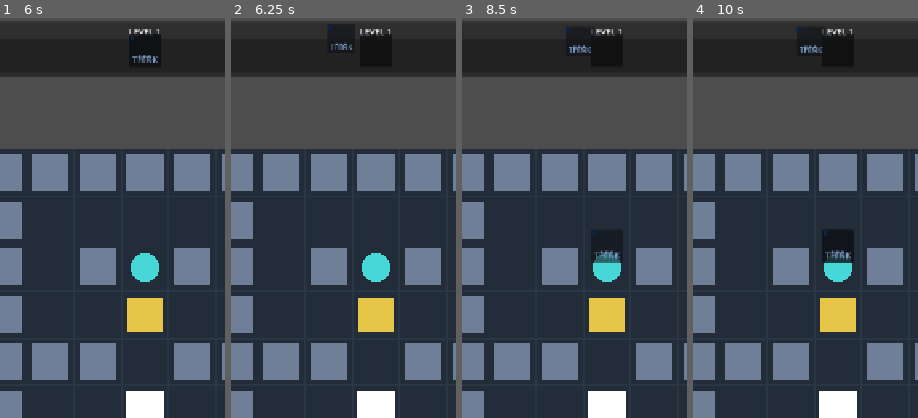
Above: before the commit, frames 1-4 (left to right).
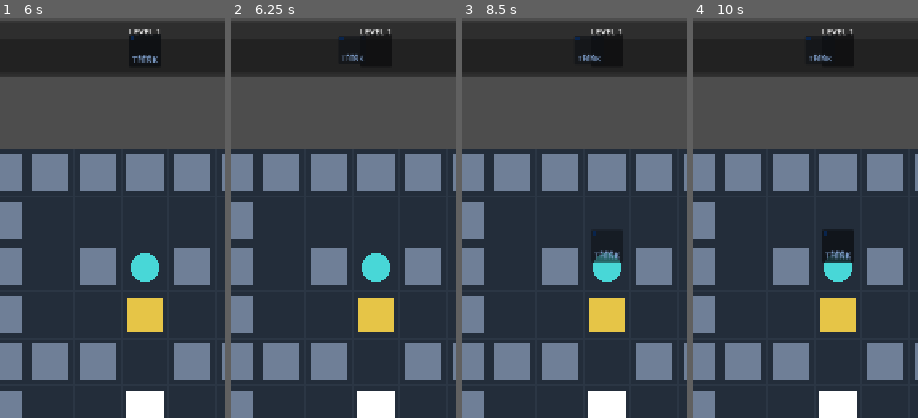
Above: after the commit, the same moments.

Repository: hszqf/Scatterbrain
Game: Godot game, scene res://scenes/app/App.tscn
Two runs of this game, one before a commit and one after it. Both use one fixed random seed, a clock stepped at 60 frames per second and the inputs below.
Inputs (mouse positions are % of the whole screen's width and height, from its top left):
- Up to frame 1 (6 s): click "Start Game" at 0.5 s; click "UP" at 1.25 s; click "LT" at 2 s; click "RT" at 2.75 s; click "DN" at 3.5 s; click "REST" at 4.25 s; click "RST" at 5 s; click "LOG" at 5.75 s
- Up to frame 2 (6.25 s): no input
- Up to frame 3 (8.5 s): move the mouse to (72, 45) at 6.52 s; hold Right (move_right) 6.53-7.25 s; tap Space (empty_change) at 6.6, 8.1 s; click (72, 45) at 6.67 s; tap Enter at 7.25 s; drag from (30, 55) to (45, 70) at 7.27 s; tap R (restart_level) at 8 s; move the mouse to (60, 28) at 8.02 s; hold Right (move_right) from 8.03 s (still down)
- Up to frame 4 (10 s): release Right (move_right) at 8.75 s; drag from (45, 70) to (20, 35) at 8.77 s; tap R (restart_level) at 9.5 s; move the mouse to (80, 65) at 9.52 s; hold Left (move_left) from 9.53 s (still down); tap Space (empty_change) at 9.6 s
The pictures show only the part of the screen within x 18-68%, y 0-50%; the shares and areas given below are measured in that part.

Frame 1 is identical in both runs. In frame 2, 0.2% of the frame differs, in the area x 43-59%, y 2-11%; in frame 3, 0.3%, in the area x 46-62%, y 2-11%; in frame 4, 0.3%.

Commit message:
fix(queue): align queue animation geometry and enrich plan motion logs
中文原始需求：Scatterbrain：PR #121 合并后，下一轮只修‘队列动画位置不对 + QueueAnimationPlan 丢失’，不要再动 compiler 逻辑，不要再动 replay ownership，不要碰关卡。

Diff:
--- a/scripts/game/memory_queue_view.gd
+++ b/scripts/game/memory_queue_view.gd
@@ -588,7 +588,7 @@
 		var overlay := Panel.new()
 		overlay.custom_minimum_size = slot.size
 		overlay.size = slot.size
-		overlay.position = _to_local_canvas(slot.get_global_rect().position)
+		overlay.position = _slot_top_left_in_local(slot)
 		overlay.modulate = slot.modulate
 		overlay.pivot_offset = overlay.size * 0.5
 		overlay.z_index = 64
@@ -678,7 +678,8 @@
 	if incoming_overlay == null:
 		incoming_overlay = _build_append_overlay(appended_changes[0])
 		created_incoming_overlay = true
-	var newest_pos: Vector2 = _to_local_canvas(newest_slot.get_global_rect().position)
+	var newest_pos: Vector2 = _slot_top_left_in_local(newest_slot)
+	var newest_center: Vector2 = _slot_center_in_local(newest_slot)
 	if incoming_overlay == null:
 		removed_overlay_indices = created_overlay_indices.duplicate()
 		_last_animation_plan_lines = _build_queue_animation_plan(
@@ -700,8 +701,11 @@
 		created_overlay_indices.append(0)
 	incoming_overlay.pivot_offset = incoming_overlay.size * 0.5
 	incoming_overlay.z_index = 64
+	var incoming_from_center: Vector2 = incoming_overlay.position + incoming_overlay.size * 0.5
 	if not had_pending_overlay:
 		incoming_overlay.position = newest_pos - shift_step
+		incoming_from_center = incoming_overlay.position + incoming_overlay.size * 0.5
+	var incoming_to_center: Vector2 = newest_center
 	var move_tween: Tween = create_tween()
 	move_tween.set_parallel(true)
 	var move_time: float = maxf(push_shift_duration, 0.05)
@@ -712,12 +716,21 @@
 		move_tween.tween_property(overlay, "position", overlay.position + shift_step, move_time).set_trans(Tween.TRANS_QUAD).set_ease(Tween.EASE_OUT)
 	await move_tween.finished
 	var evict_overlays: Array[Panel] = []
+	var evict_motion_plan: Array[String] = []
 	var evictable: int = mini(evicted_count, existing_overlays.size())
 	for i: int in range(evictable):
 		var overlay_index: int = existing_overlays.size() - 1 - i
 		if overlay_index < 0:
 			break
-		evict_overlays.append(existing_overlays[overlay_index])
+		var evict_overlay: Panel = existing_overlays[overlay_index]
+		evict_overlays.append(evict_overlay)
+		if evict_overlay != null:
+			evict_motion_plan.append(
+				"overlay[%d]: %s -> right_lane" % [
+					overlay_index,
+					str(evict_overlay.position + evict_overlay.size * 0.5)
+				]
+			)
 	if not evict_overlays.is_empty():
 		var evict_tween: Tween = create_tween()
 		evict_tween.set_parallel(true)
@@ -740,7 +753,11 @@
 		true,
 		had_pending_overlay,
 		created_incoming_overlay,
-		diff_classification
+		diff_classification,
+		incoming_from_center,
+		incoming_to_center,
+		_existing_overlay_shift_plan(existing_overlays, shift_step),
+		evict_motion_plan
 	)
 	incoming_overlay.queue_free()
 	_incoming_fx_nodes.erase(incoming_overlay)
@@ -761,7 +778,11 @@
 	shift_applied: bool,
 	had_pending_incoming_overlay: bool,
 	created_incoming_overlay: bool,
-	diff_classification: String
+	diff_classification: String,
+	incoming_from_center: Vector2 = Vector2.INF,
+	incoming_to_center: Vector2 = Vector2.INF,
+	survivor_shift_plan_lines: Array[String] = [],
+	evict_motion_plan_lines: Array[String] = []
 ) -> Array[String]:
 	var capacity: int = _slot_nodes.size()
 	var display_entries_before: Array[ChangeRecord] = _to_display_entries(before_entries, capacity)
@@ -801,12 +822,19 @@
 	elif created_incoming_overlay:
 		takeover_mode = "overlay_takeover_slot"
 	lines.append("new_memory_slot_takeover=%s" % takeover_mode)
-	lines.append("incoming_motion_plan=incoming: source -> display_slot_%d" % target_display_index)
-	if shift_mappings.is_empty():
+	if incoming_from_center != Vector2.INF and incoming_to_center != Vector2.INF:
+		lines.append("incoming_motion_plan=incoming: %s -> display_slot_%d_center=%s" % [str(incoming_from_center), target_display_index, str(incoming_to_center)])
+	else:
+		lines.append("incoming_motion_plan=incoming: source -> display_slot_%d" % target_display_index)
+	if not survivor_shift_plan_lines.is_empty():
+		lines.append("survivor_shift_plan=%s" % str(survivor_shift_plan_lines))
+	elif shift_mappings.is_empty():
 		lines.append("survivor_shift_plan=none")
 	else:
 		lines.append("survivor_shift_plan=survivor_shift: slot%s" % ", slot".join(shift_mappings))
-	if evicted_count > 0:
+	if not evict_motion_plan_lines.is_empty():
+		lines.append("evict_motion_plan=%s" % str(evict_motion_plan_lines))
+	elif evicted_count > 0:
 		var evict_from: int = max(0, old_memory_count - 1)
 		lines.append("evict_motion_plan=evict: display_slot_%d -> right_lane" % evict_from)
 	else:
@@ -868,7 +896,7 @@
 		return
 	incoming_overlay.pivot_offset = incoming_overlay.size * 0.5
 	incoming_overlay.z_index = 64
-	var newest_pos: Vector2 = _to_local_canvas(_slot_nodes[0].get_global_rect().position)
+	var newest_pos: Vector2 = _slot_top_left_in_local(_slot_nodes[0])
 	var move_tween: Tween = create_tween()
 	move_tween.tween_property(incoming_overlay, "position", newest_pos, maxf(push_shift_duration, 0.05)).set_trans(Tween.TRANS_QUAD).set_ease(Tween.EASE_OUT)
 	await move_tween.finished
@@ -924,18 +952,38 @@
 	if _slot_nodes.is_empty():
 		return _incoming_lane_left_point()
 	var newest_slot: Panel = _slot_nodes[0]
-	var newest_pos: Vector2 = _to_local_canvas(newest_slot.get_global_rect().position)
-	return newest_pos - _slot_shift_vector()
+	var newest_center: Vector2 = _slot_center_in_local(newest_slot)
+	return newest_center - _slot_shift_vector()
 
 
 func _slot_shift_vector() -> Vector2:
 	if _slot_nodes.is_empty() or _slot_nodes[0] == null:
 		return Vector2(52.0, 0.0)
-	var newest_pos: Vector2 = _to_local_canvas(_slot_nodes[0].get_global_rect().position)
+	var newest_pos: Vector2 = _slot_center_in_local(_slot_nodes[0])
 	if _slot_nodes.size() > 1 and _slot_nodes[1] != null:
-		var next_pos: Vector2 = _to_local_canvas(_slot_nodes[1].get_global_rect().position)
+		var next_pos: Vector2 = _slot_center_in_local(_slot_nodes[1])
 		return next_pos - newest_pos
 	return Vector2(_slot_nodes[0].size.x, 0.0)
+
+
+func _slot_top_left_in_local(slot: Control) -> Vector2:
+	return _to_local_canvas(slot.get_global_rect().position)
+
+
+func _slot_center_in_local(slot: Control) -> Vector2:
+	return _to_local_canvas(slot.get_global_rect().get_center())
+
+
+func _existing_overlay_shift_plan(overlays: Array[Panel], shift_step: Vector2) -> Array[String]:
+	var lines: Array[String] = []
+	for i: int in range(overlays.size()):
+		var overlay: Panel = overlays[i]
+		if overlay == null:
+			continue
+		var from_center: Vector2 = overlay.position + overlay.size * 0.5
+		var to_center: Vector2 = from_center + shift_step
+		lines.append("overlay[%d]: %s -> %s" % [i, str(from_center), str(to_center)])
+	return lines
 
 
 func _append_slots_to_tween(appended_changes: Array[ChangeRecord], tween: Tween) -> void:
